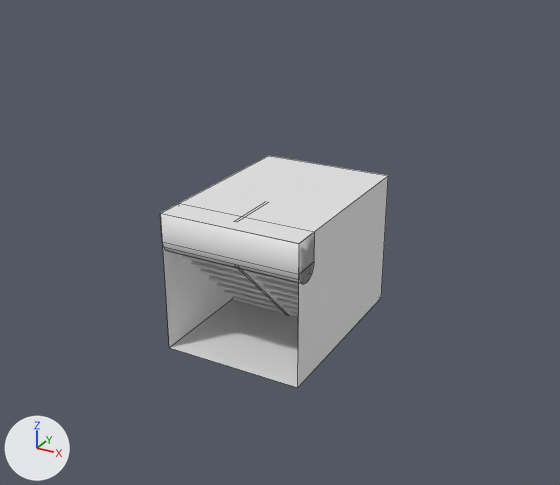
The FBX model Capstone weather visualization/Assets/MY/Models/Exhaust&Nozzle/Exhaust.fbx: old version first, new version second.
One viewpoint serves both versions: a camera (50 mm lens) standing at (24.0, -45.6, 28.2) and looking at (0.2, -2.3, 6.6). Every picture has the same lights, and +X, +Y and +Z are marked at lower left. Mesh edges are drawn as thin lines on the coarser meshes. Where no turn or scale is listed for an object, it has been applied to the vertices.

The scene before the commit, as lines of its bpy script (objects in view):
```python
me_cube_002 = bpy.data.meshes.new('Cube.002')
me_cube_002.from_pydata([(-5.0, -7.0, -5.0), (-5.0, -7.0, 5.0), (-5.0, 7.0, -5.0), (-5.0, 7.0, 5.0), (5.0, -7.0, -5.0), (5.0, -7.0, 5.0), (5.0, 7.0, -5.0), (5.0, 7.0, 5.0)], [], [(0, 2, 3, 1), (2, 6, 7, 3), (6, 4, 5, 7), (2, 0, 4, 6), (7, 5, 1, 3)])
me_cylinder = bpy.data.meshes.new('Cylinder')
me_cylinder.from_pydata(...)  # 22 vertices, 15 faces; spans x -5.0..5.0, y -1.02..1.02, z -1.0..1.99
ob_cube_002 = bpy.data.objects.new('Cube.002', me_cube_002)
ob_cube_002.location = (0.0, -1.7, 5.0)
ob_cylinder = bpy.data.objects.new('Cylinder', me_cylinder)
ob_cylinder.location = (0.0, -7.7, 8.0)
```
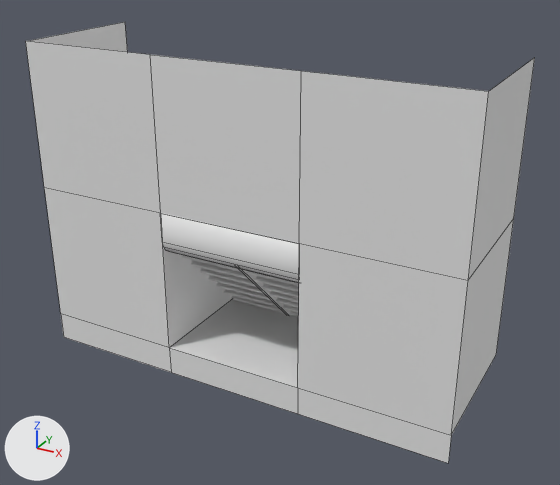
The change, as JSON lines over the scene's bpy script:
```json
{"block": "me_cube_002", "where": "# used by ob_cube_002; location = (0.0, -1.7, 5.0)"}
{"op": "remove", "block": "me_cube_002", "code": "me_cube_002.from_pydata(...)  # 8 vertices, 5 faces; spans x -5.0..5.0, y -7.0..7.0, z -5.0..5.0"}
{"op": "add", "block": "me_cube_002", "code": "me_cube_002.from_pydata(...)  # 28 vertices, 18 faces; spans x -15.0..15.0, y -7.0..7.0, z -7.0..15.0"}
{"block": "me_cube_002", "change": "me_cube_002 part 1"}
{"block": "me_cube_002", "change": "14 vertices are added at x -15.0..15.0, y -7.0, z -7.0..15.0"}
{"block": "me_cube_002", "change": "6 new vertices lie (0.0, 10.0, 0.0) away from vertices in x -15.0..15.0, y -7.0, z -5.0..15.0"}
{"block": "me_cube_002", "change": "13 new faces join them"}
```

What differs and where, as boxes (x1, y1, x2, y2) in the pictures (560 x 485 px):
```json
{"object": "Cube.002", "change": "reshaped", "before": [162, 156, 388, 388], "after": [26, 22, 535, 463], "on screen": "125% wider, 90% taller"}
{"part": 1, "of": "me_cube_002", "change": "added", "after": [26, 22, 535, 463]}
```
